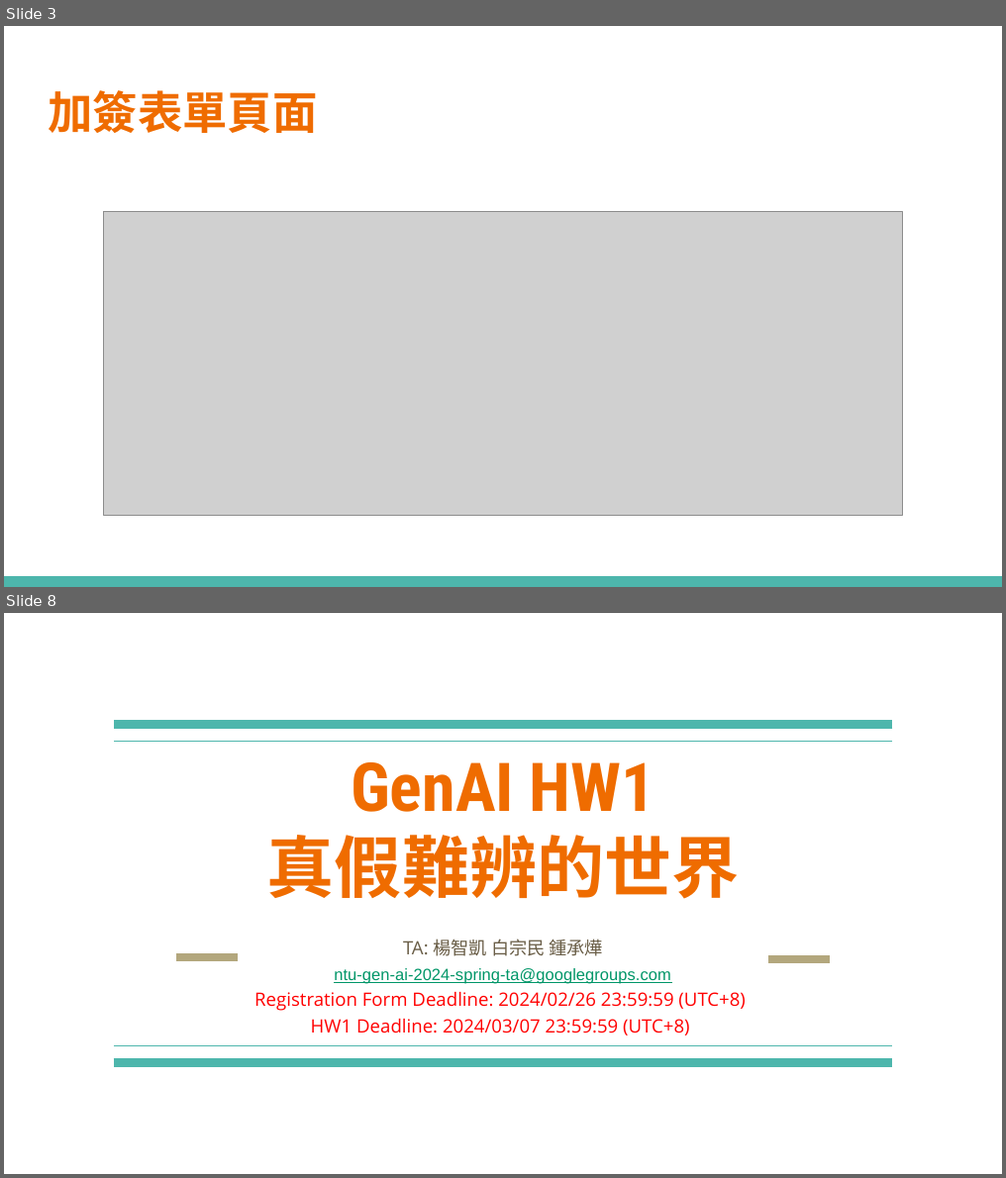
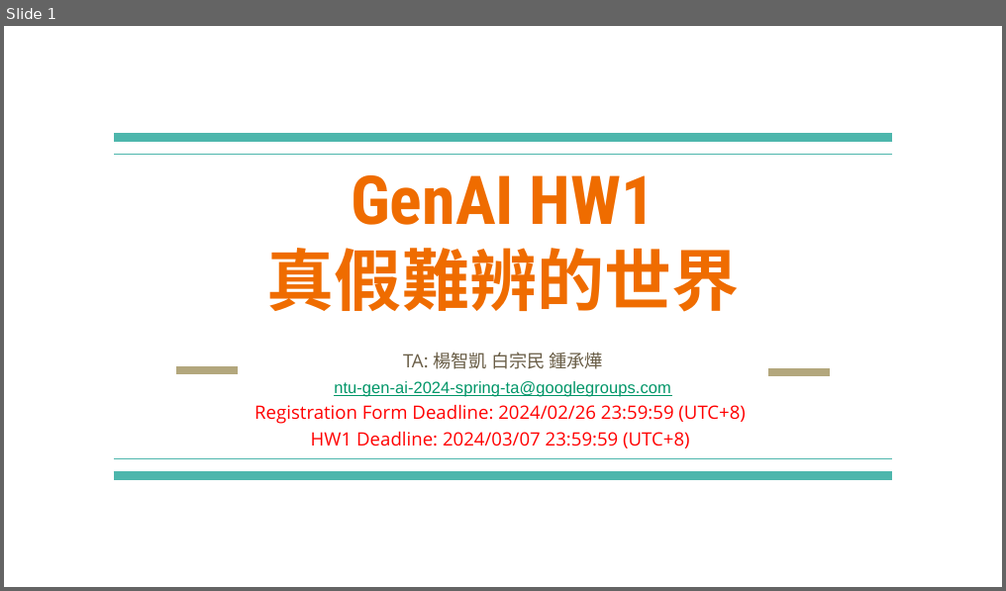
Before and after one commit to lanzhiwang/machine_learning, a slide deck: 2024_generative_ai/homework/01_真假難辨的世界.pptx. Shown one above the other, each under a label of ours: slides 3 and 8 before the commit, slide 1 after it; the slides between them are not shown. The pictures are 1006x1178 and 1006x591 pixels, drawn with LibreOffice and Linux fonts; fonts in the diff are those of the drawing; grey boxes stand for pictures. Boxes give left, top, right and bottom in pixels: in the first picture for what was removed or moved away, otherwise in the second. Text is boxed around its words. In the diff, an @@ line names an element or a change of style, - is before the commit and + after.

```diff
--- a/2024_generative_ai/homework/01_真假難辨的世界.pptx
+++ b/2024_generative_ai/homework/01_真假難辨的世界.pptx
@@ slide 3 removed at bbox=[4, 26, 1002, 587], background #FFFFFF @@
@@ title removed at bbox=[48, 90, 317, 133] @@
-加簽表單頁面
@@ picture removed at bbox=[104, 211, 902, 515] @@
@@ rectangle removed at bbox=[4, 576, 1002, 587] @@
@@ what was slide 8 is now slide 1 @@
```
Also in this commit, not shown: 6 other slides removed, 56 other files.
